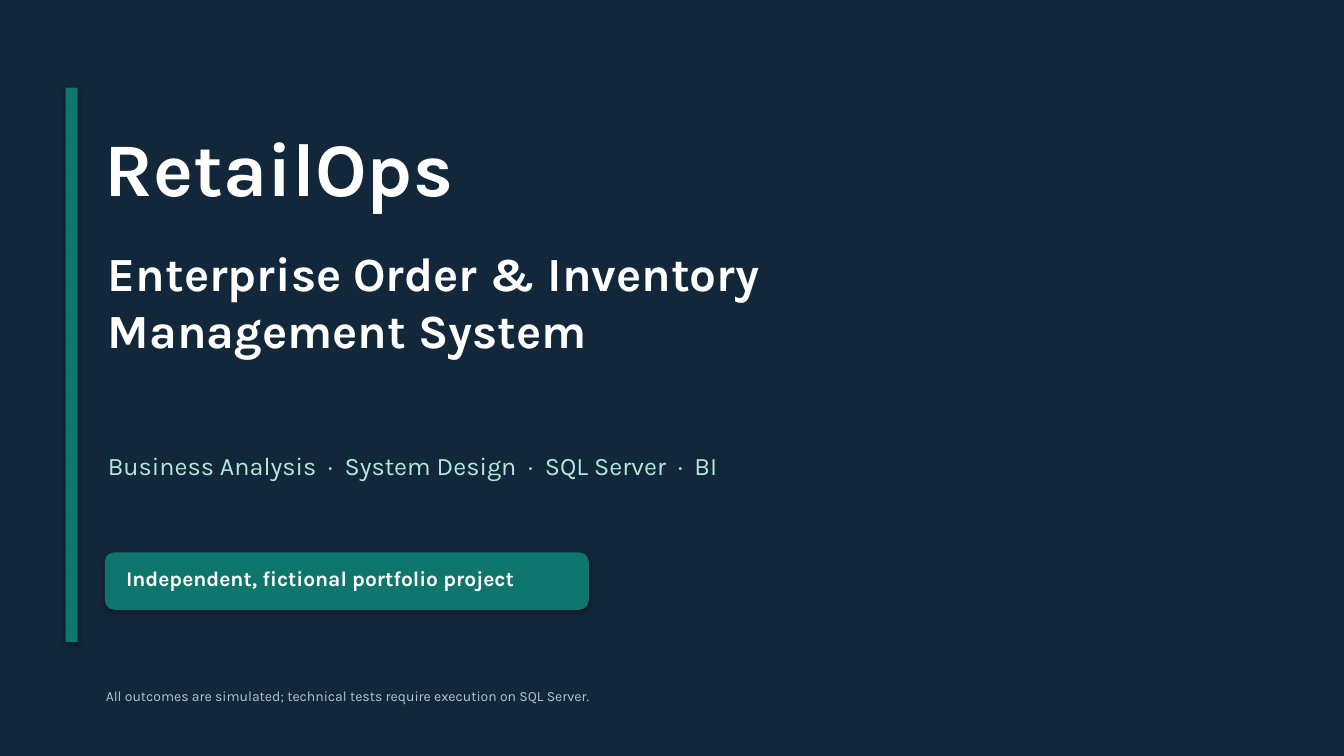
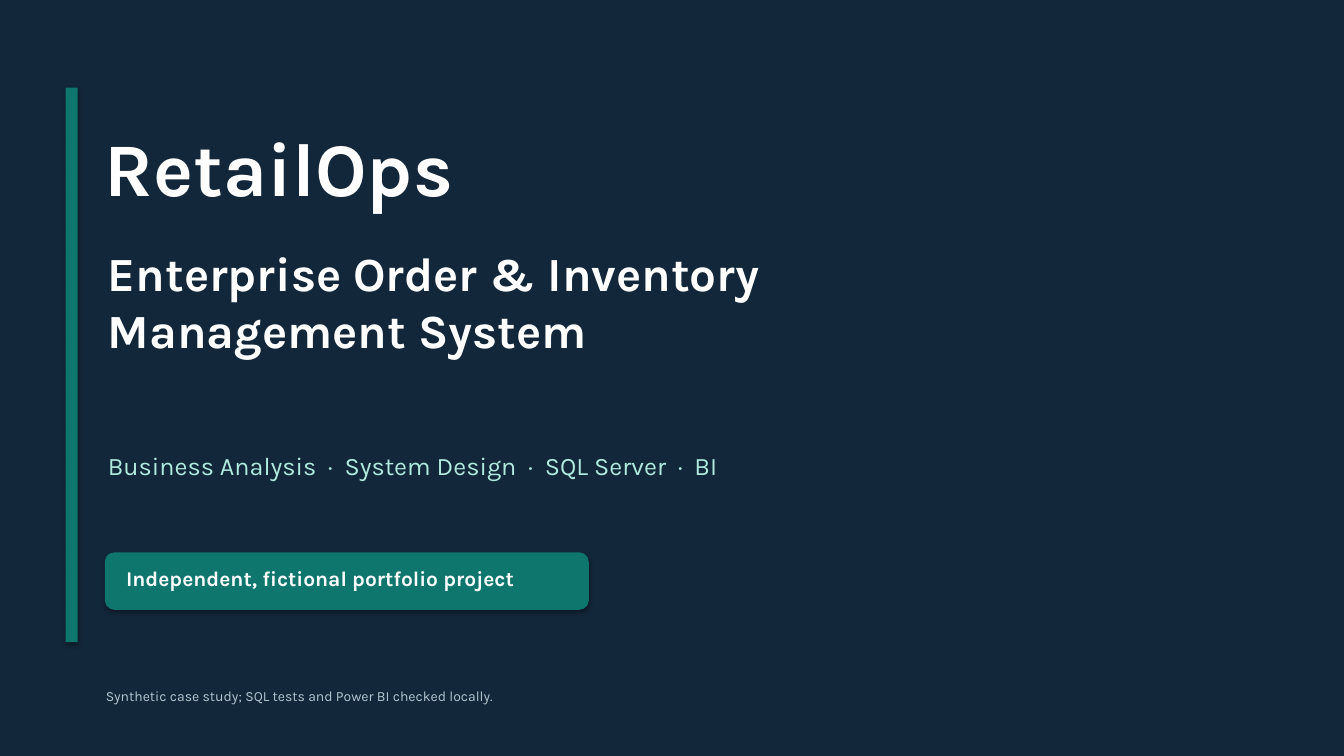
Before and after one commit to boriskribl/retailops-order-inventory-system, a slide deck: slide 1 of deliverables/RetailOps_Interview_Case_Study.pptx. Drawn at 1344x756 pixels with LibreOffice and Linux fonts; fonts in the diff are those of the drawing. Boxes give left, top, right and bottom in pixels: in the first picture for what was removed or moved away, otherwise in the second. Text is boxed around its words. In the diff, an @@ line names an element or a change of style, - is before the commit and + after.

Commit message:
Finalize portfolio documentation and case study

```diff
--- a/deliverables/RetailOps_Interview_Case_Study.pptx
+++ b/deliverables/RetailOps_Interview_Case_Study.pptx
@@ text at (106,691,492,705): text changed @@
-All outcomes are simulated; technical tests require execution on SQL Server.
+Synthetic case study; SQL tests and Power BI checked locally.
```
Also in this commit, not shown: 2 other slides changed, 7 other files.
